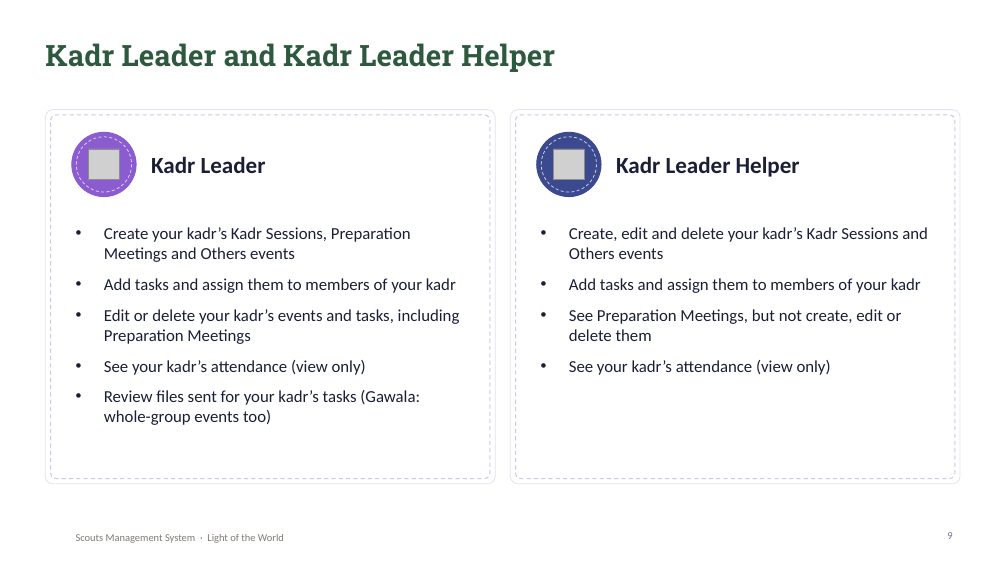
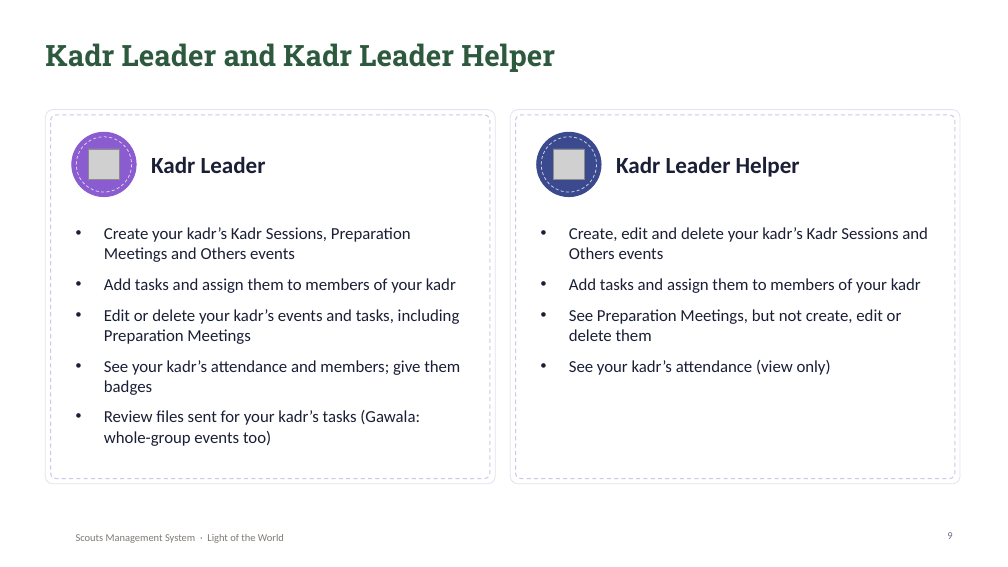
Before and after one commit to SamuelAtef123/Scouts-Management-System-Web-App, a slide deck: slide 9 of docs/Scouts-Project-Presentation.pptx. Drawn at 1008x567 pixels with LibreOffice and Linux fonts; fonts in the diff are those of the drawing; grey boxes stand for pictures; background and template pictures are left out. Boxes give left, top, right and bottom in pixels: in the first picture for what was removed or moved away, otherwise in the second. Text is boxed around its words. In the diff, an @@ line names an element or a change of style, - is before the commit and + after.

Commit message:
Add scout badges
- The Group Leader and Helpers can give any member a badge, and a Kadr
  Leader can give one to members of their own kadr: a short word (with
  suggestions) and an optional reason. Nobody can give themselves one.
- Badges are shiny pills with a badge icon, shown on the member's Profile
  (My badges) and in their member details, with a count in the Members
  list. The member is emailed (can be switched off on the Profile).
- Whoever gave a badge, or the Group Leader and Helpers, can remove it.
- Kadr Leaders now see a view-only Members page for their own kadr, where
  they give badges; Kadr Leader Helpers still have none.
- English and Arabic; README, report and presentation updated.

```diff
--- a/docs/Scouts-Project-Presentation.pptx
+++ b/docs/Scouts-Project-Presentation.pptx
@@ text at (104, 360, 460, 395): text changed @@
-• See your kadr’s attendance (view only)
+• See your kadr’s attendance and members; give them badges
```
Also in this commit, not shown: 3 other slides changed, 16 other files.
